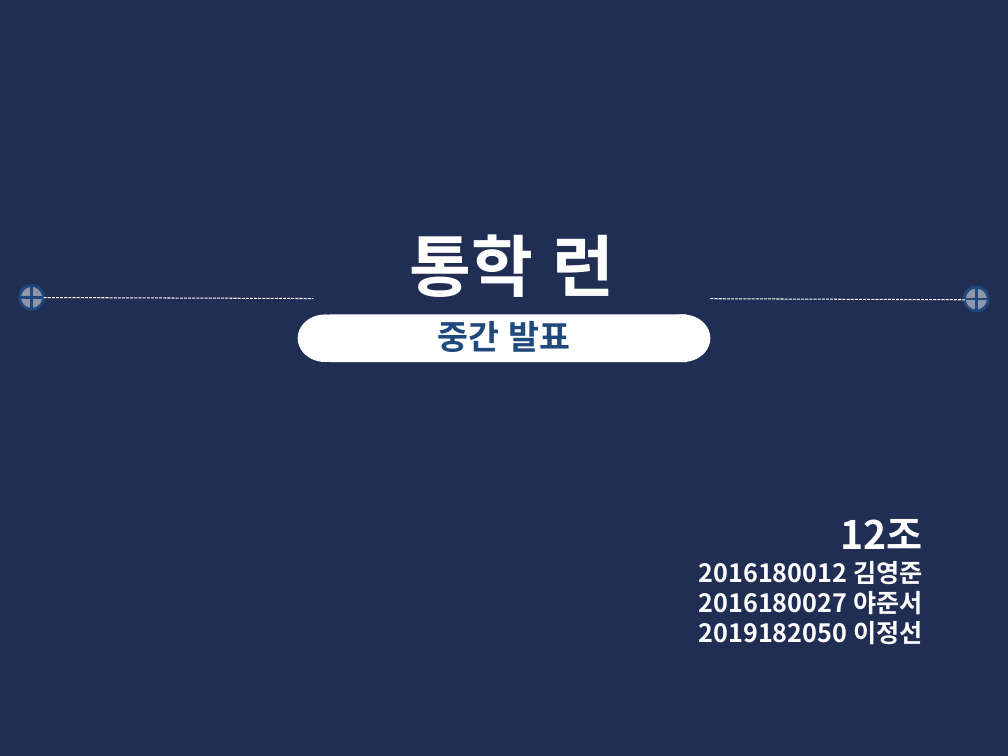
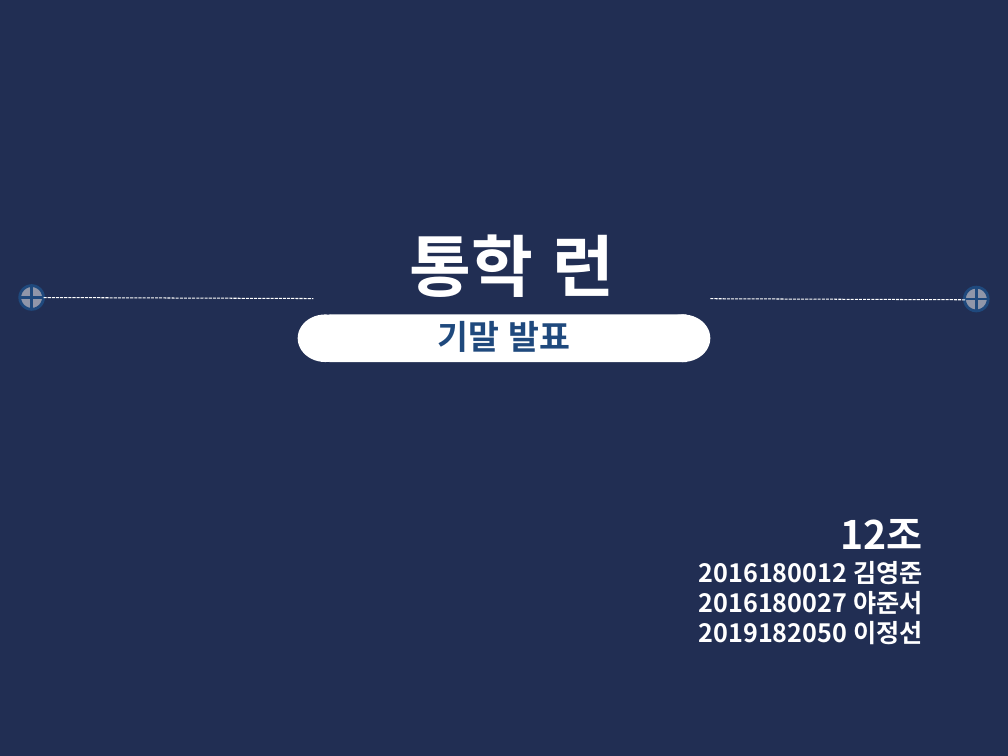
Before and after one commit to yajunseo/commute-run, a slide deck: slide 1 of 게임엔진1_팀프로젝트_기말발표_{12조}.ppt. Drawn at 1008x756 pixels with LibreOffice and Linux fonts; fonts in the diff are those of the drawing. Boxes give left, top, right and bottom in pixels: in the first picture for what was removed or moved away, otherwise in the second. Text is boxed around its words. In the diff, an @@ line names an element or a change of style, - is before the commit and + after.

```diff
--- a/게임엔진1_팀프로젝트_기말발표_{12조}.ppt
+++ b/게임엔진1_팀프로젝트_기말발표_{12조}.ppt
@@ text at [437, 321, 571, 352]: text changed @@
-중간 발표
+기말 발표
```
